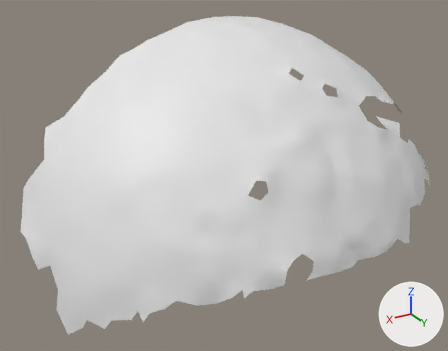
A saved change to the OBJ model res/final/onecam_fullvolume/18/cleanedup/FullVolium.000508.obj.
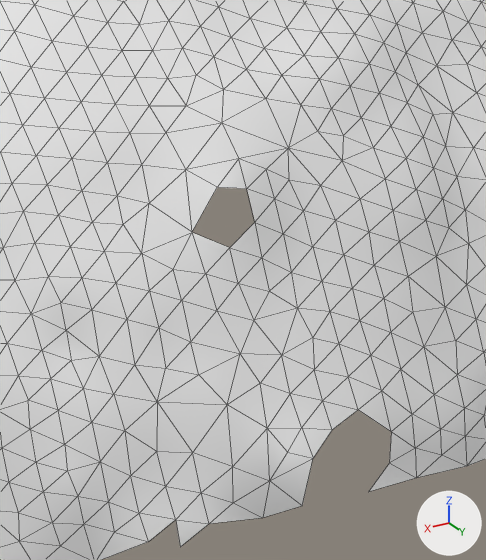
There are two pictures of each version: one whole from a 50 mm lens placed at (-277.7, 606.5, 1103.7), pointed at (-371.7, 449.8, 1025.4), one close up on the part from 41% to 77% of the width and 34% to 86% of the height. The lights are fixed; the arrows at lower right show +X, +Y and +Z. The close-ups show mesh edges as thin lines. Where no turn or scale is listed for an object, it has been applied to the vertices.

The older version as bpy lines, for what is in view:
```python
me_fullvolium_000508 = bpy.data.meshes.new('FullVolium.000508')
me_fullvolium_000508.from_pydata(...)  # 1159 vertices, 2196 faces; spans x -449.7..-311.0, y 408.1..497.6, z 989.6..1069.9
# before: 975 (-364.7, 478.9, 1042.2) at pixel (221, 122), 976 (-364.5, 484.6, 1034.9) at pixel (254, 222), 979 (-367.1, 483.9, 1036.4) at pixel (274, 198), 980 (-359.5, 482.4, 1034.3) at pixel (192, 232), 1059 (-366.9, 482.7, 1038.7) at pixel (266, 169)
# before: 1122 (-369.6, 482.1, 1039.9) at pixel (288, 148), 1140 (-364.6, 483.1, 1037.5) at pixel (246, 188), 1141 (-364.7, 481.6, 1039.8) at pixel (238, 158), 1142 (-362.2, 482.1, 1037.8) at pixel (217, 187), 1147 (-360.7, 479.4, 1038.8) at pixel (185, 169)
# before: 1067 (-361.0, 493.1, 1014.5) at pixel (269, 480), 1070 (-363.5, 494.6, 1012.0) at pixel (302, 505), 1079 (-374.3, 496.3, 1015.3) at pixel (415, 448), 1083 (-374.5, 495.4, 1018.2) at pixel (412, 414), 1085 (-371.7, 496.1, 1017.6) at pixel (391, 431)
# before: 1086 (-371.7, 496.1, 1014.5) at pixel (389, 463), 1094 (-362.4, 493.5, 1017.1) at pixel (287, 452), 1096 (-364.3, 492.9, 1018.7) at pixel (301, 427), 1097 (-366.8, 493.9, 1018.2) at pixel (332, 429), 1103 (-364.2, 494.7, 1016.6) at pixel (313, 458)
# before: 1104 (-369.3, 494.3, 1019.7) at pixel (358, 409), 1105 (-372.0, 494.0, 1020.6) at pixel (381, 390)
ob_fullvolium_000508 = bpy.data.objects.new('FullVolium.000508', me_fullvolium_000508)
ob_fullvolium_000508.location = (0.0, 0.0, 0.0)
```
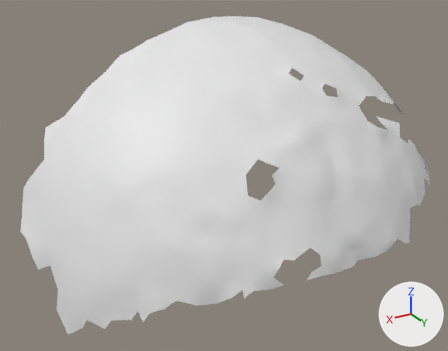
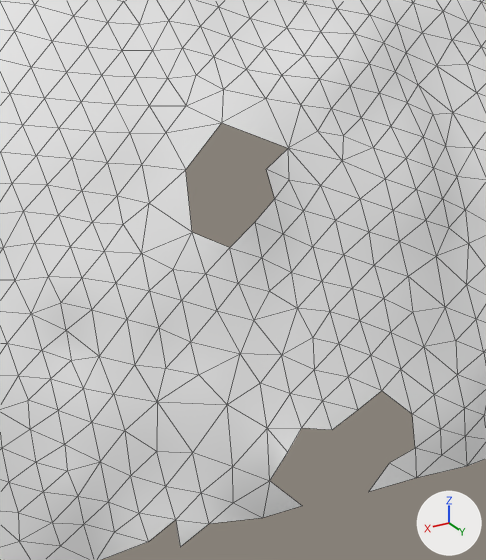
What differs and where, as boxes (x1, y1, x2, y2) in the close-ups (486 x 560 px):
part 1 of me_fullvolium_000508, deleted: before (186, 123, 288, 231)
part 2 of me_fullvolium_000508, deleted: before (270, 391, 415, 506)

The edits, one by one:
me_fullvolium_000508 has 1159 vertices, 2196 faces and spans x -449.7..-311.0, y 408.1..497.6, z 989.6..1069.9.
me_fullvolium_000508 is used by ob_fullvolium_000508; location (0.0, 0.0, 0.0).
Verts and faces of me_fullvolium_000508; kept vertices keep their numbers, new ones are numbered from 1159.
Part 1, on me_fullvolium_000508:
Vertices deleted: 1140, 1141, 1142 (with the faces that use them).
Part 2, on me_fullvolium_000508:
Vertices deleted: 1085, 1103 (with the faces that use them).
